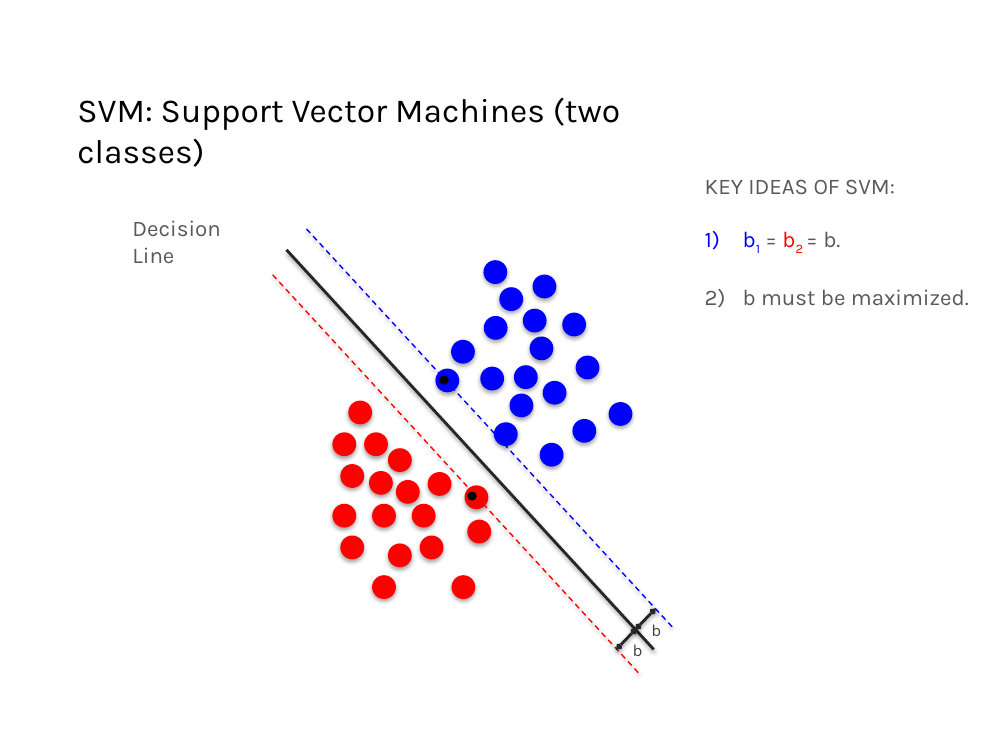
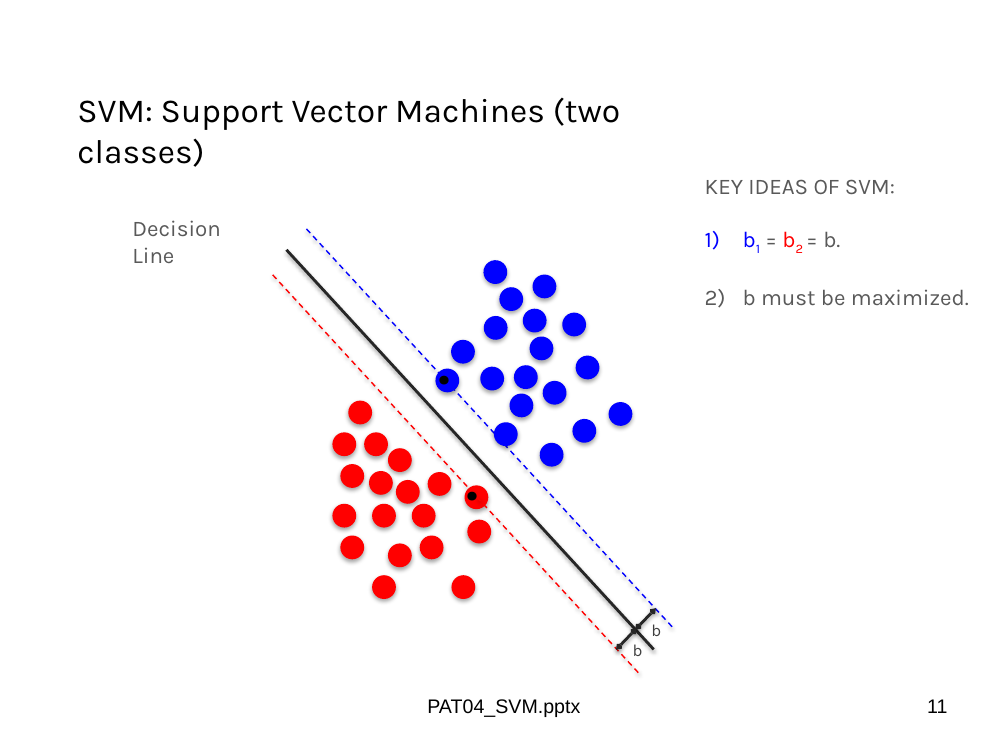
Before and after one commit to domingomery/patrones, a slide deck: slide 11 of clases/Cap04_Clasificacion/presentations/PAT04_SVM.pptx (slide 10 before the commit). Drawn at 1008x756 pixels with LibreOffice and Linux fonts; fonts in the diff are those of the drawing. Boxes give left, top, right and bottom in pixels: in the first picture for what was removed or moved away, otherwise in the second. Text is boxed around its words. In the diff, an @@ line names an element or a change of style, - is before the commit and + after.

```diff
--- a/clases/Cap04_Clasificacion/presentations/PAT04_SVM.pptx
+++ b/clases/Cap04_Clasificacion/presentations/PAT04_SVM.pptx
@@ text added at (x1=427, y1=699, x2=580, y2=717), 14 pt, text #000000 @@
+PAT04_SVM.pptx
@@ page number added at (x1=927, y1=699, x2=947, y2=713), 14 pt, text #000000 @@
+11
```
Also in this commit, not shown: 30 other slides changed, 7 slides added, 3 slides removed, 16 other files.
